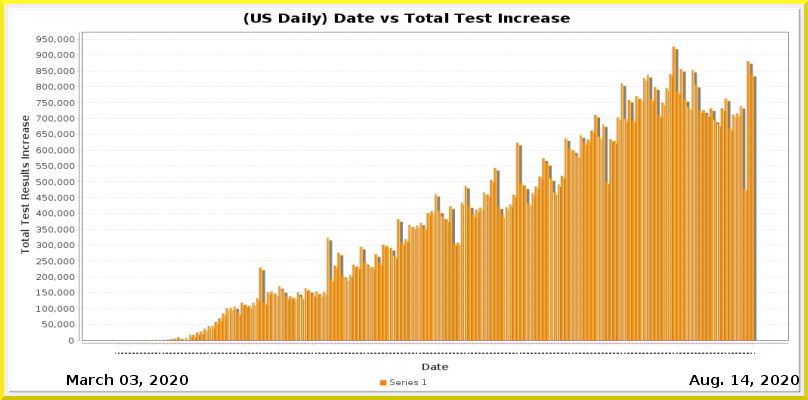
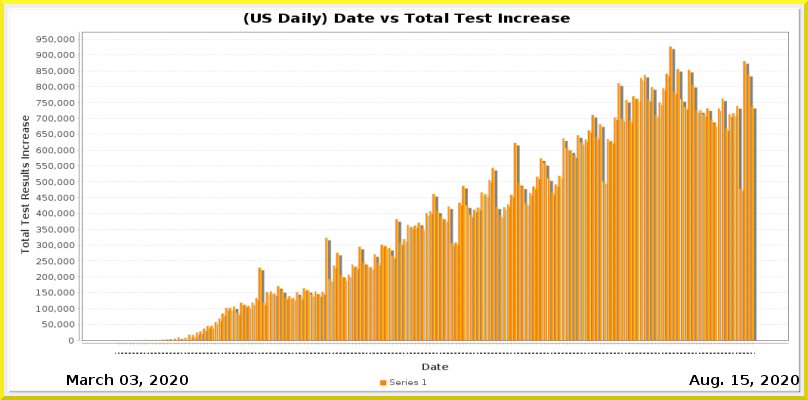
The second 808 × 400 image is a revision of the first. Changes to its layers:
painted on "Current Date" over [741, 375, 749, 385]
painted on "Date_vs_TestIncrease.png" over [133, 46, 757, 354]
